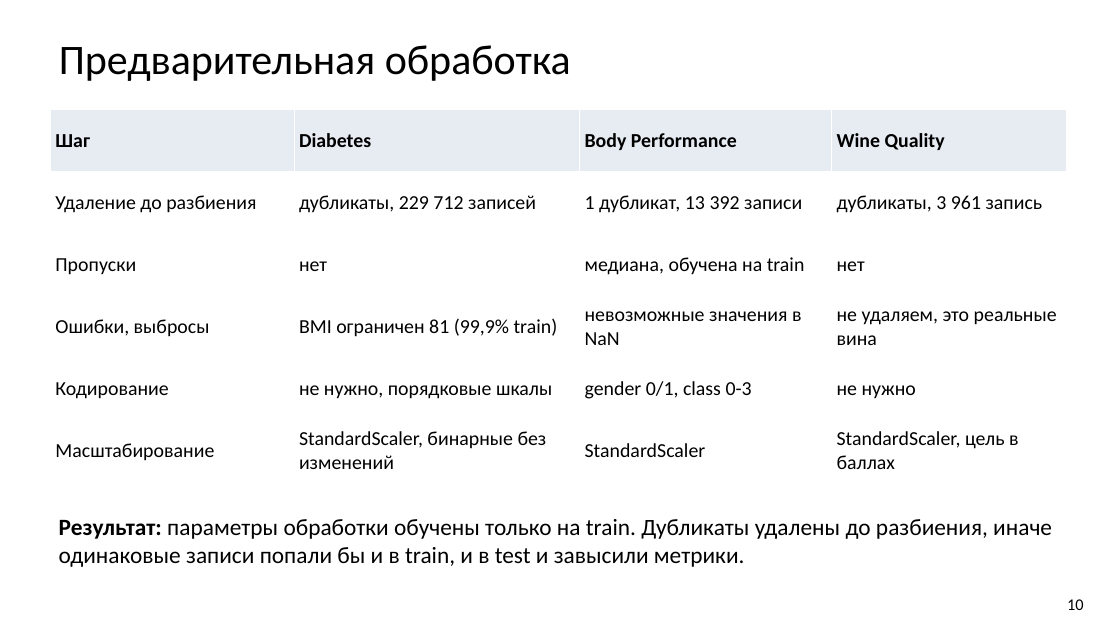
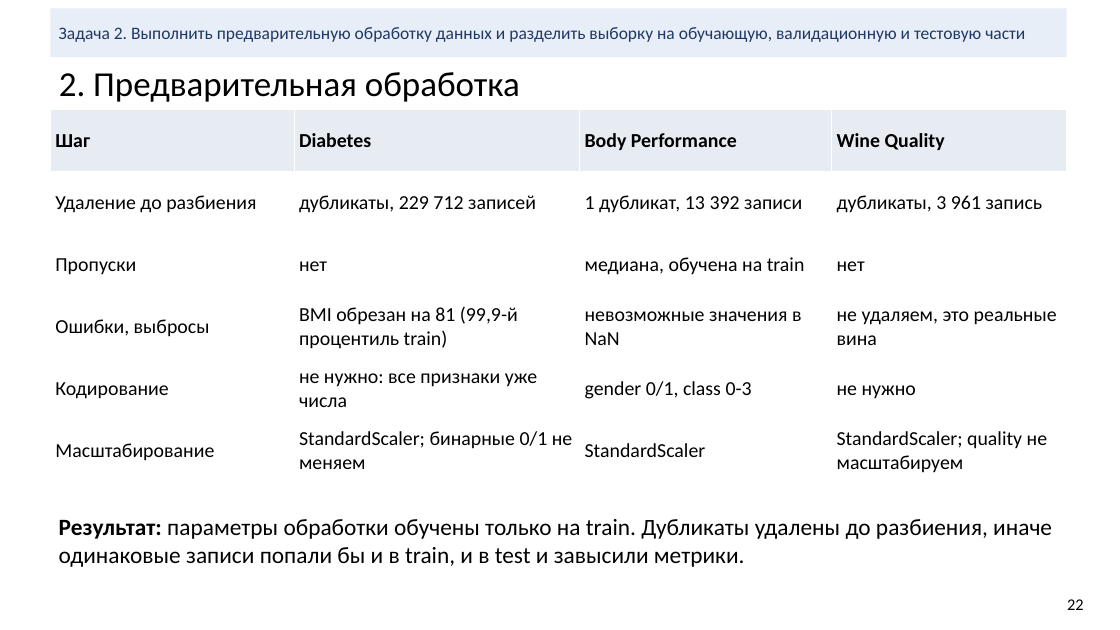
Before and after one commit to bigflyy/nn-uni, a slide deck: slide 22 of labs/lab1/nn-lab-1.pptx (slide 10 before the commit). Drawn at 1120x630 pixels with LibreOffice and Linux fonts; fonts in the diff are those of the drawing. Boxes give left, top, right and bottom in pixels: in the first picture for what was removed or moved away, otherwise in the second. Text is boxed around its words. In the diff, an @@ line names an element or a change of style, - is before the commit and + after.

```diff
--- a/labs/lab1/nn-lab-1.pptx
+++ b/labs/lab1/nn-lab-1.pptx
@@ rectangle added at [50,8,1067,57], fill #E8EEF7, 15 pt, text #1F3864 @@
+Задача 2. Выполнить предварительную обработку данных и разделить выборку на обучающую, валидационную и тестовую части
@@ title at [59,72,520,102]: text changed; size 36 to 30 pt @@
-Предварительная обработка
+2. Предварительная обработка
@@ table at [50,109,1067,482] @@
-row 4, column 2: BMI ограничен 81 (99,9% train)
+row 4, column 2: BMI обрезан на 81 (99,9-й процентиль train)
-row 5, column 2: не нужно, порядковые шкалы
+row 5, column 2: не нужно: все признаки уже числа
-row 6, column 2: StandardScaler, бинарные без изменений
+row 6, column 2: StandardScaler; бинарные 0/1 не меняем
-row 6, column 4: StandardScaler, цель в баллах
+row 6, column 4: StandardScaler; quality не масштабируем
@@ text at [1067,599,1084,610]: text changed @@
-10
+22
```
Also in this commit, not shown: 41 other slides changed, 19 slides added, 2 slides removed, 19 other files.
